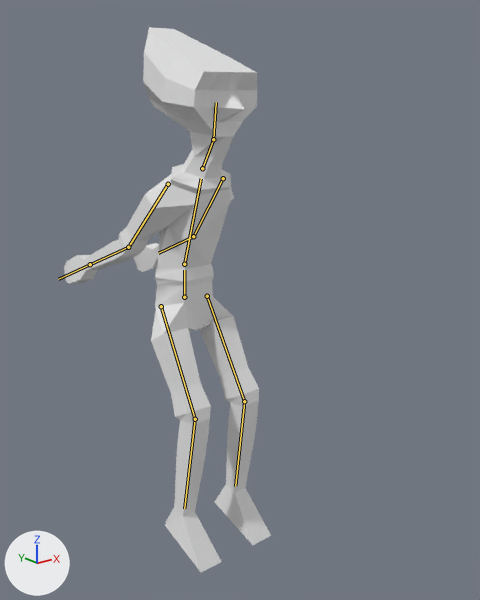
What one commit did to the glTF model characters/models/prisoner2.glb.
The view is the same before and after, from a camera (50 mm lens) standing at (-1.249, -1.873, 1.591) and looking at (0.094, -0.194, 0.919). Lighting does not change. The marker at lower left points along +X, +Y and +Z. The picture after the commit comes second. Both versions are drawn at frame 4 of the action 'Jump'; the numbers are the values there. The bones that change, and the others that lie on the model, are drawn over the model as lines.

Names of what the first picture shows: 'Runner'.
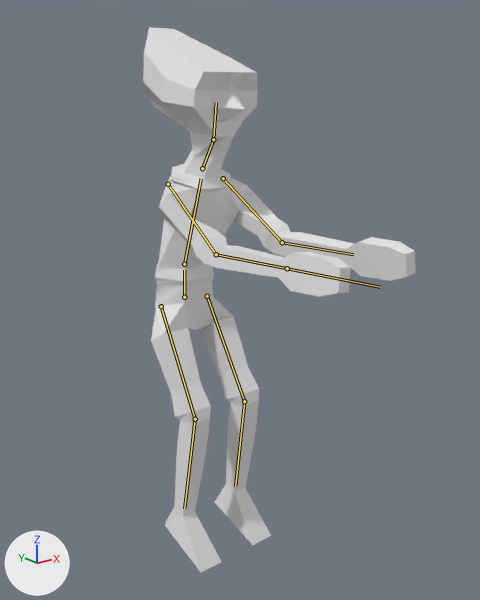
Commit message: prisoner2: shoved body flinches forward, arms never behind the back

Where the change shows, as pixel boxes (x1, y1, x2, y2) in the pictures (480 x 600 px):
'Runner', posed (32% wider): before (64, 27, 271, 572); after (143, 27, 416, 572)
bone 'UpperArm.L', root to tip: before (223, 178) to (193, 236); after (223, 178) to (282, 242)
bone 'LowerArm.L', root to tip: before (193, 236) to (158, 253); after (282, 242) to (353, 254)
bone 'UpperArm.R', root to tip: before (168, 184) to (128, 247); after (168, 184) to (216, 254)
bone 'LowerArm.R', root to tip: before (128, 247) to (90, 264); after (216, 254) to (287, 268)

The change in detail:
Bone 'UpperArm.L' (bone_upperarm_l) turns from (-41, 0, 0) to (59, 0, 0) degrees about its own x, y and z.
Bone 'LowerArm.L' (bone_lowerarm_l) turns from (-24, 0, 0) to (36, 0, 0) degrees about its own x, y and z.
Bone 'UpperArm.R' (bone_upperarm_r) turns from (-41, 0, 0) to (59, 0, 0) degrees about its own x, y and z.
Bone 'LowerArm.R' (bone_lowerarm_r) turns from (-24, 0, 0) to (36, 0, 0) degrees about its own x, y and z.
